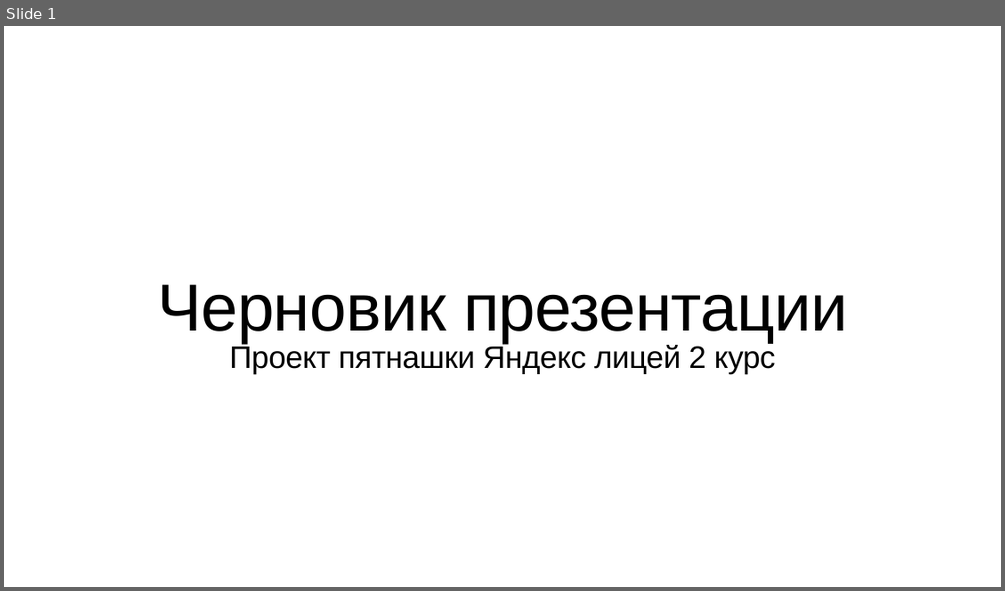
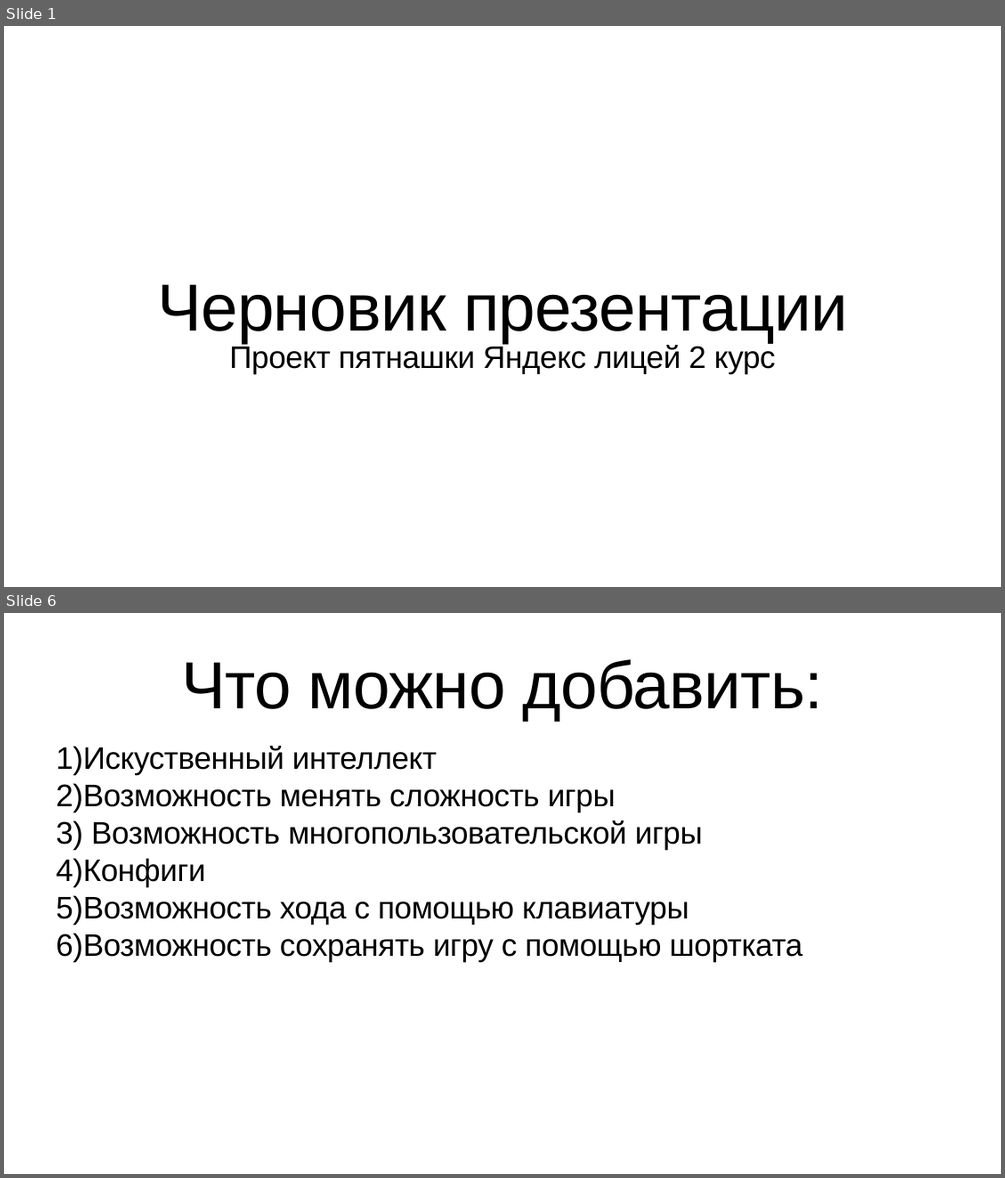
Before and after one commit to sevaphasol/15Puzzle, a slide deck: Презентация.pptx. Shown one above the other, each under a label of ours: slide 1 before the commit, slides 1 and 6 after it; the slides between them are not shown. The pictures are 1005x591 and 1005x1178 pixels, drawn with LibreOffice and Linux fonts; fonts in the diff are those of the drawing. Boxes give left, top, right and bottom in pixels: in the first picture for what was removed or moved away, otherwise in the second. Text is boxed around its words. In the diff, an @@ line names an element or a change of style, - is before the commit and + after.

```diff
--- a/Презентация.pptx
+++ b/Презентация.pptx
@@ slide 6 added at (x1=4, y1=613, x2=1001, y2=1174), background #FFFFFF @@
@@ title added at (x1=181, y1=659, x2=824, y2=721), 128 pt, text #000000 @@
+Что можно добавить:
@@ text added at (x1=56, y1=746, x2=803, y2=962), 60 pt, text #000000 @@
+1)Искуственный интеллект
+2)Возможность менять сложность игры
+3) Возможность многопользовательской игры
+4)Конфиги
+5)Возможность хода с помощью клавиатуры
+6)Возможность сохранять игру с помощью шортката
```
Also in this commit, not shown: 5 other slides added, 1 other file.
